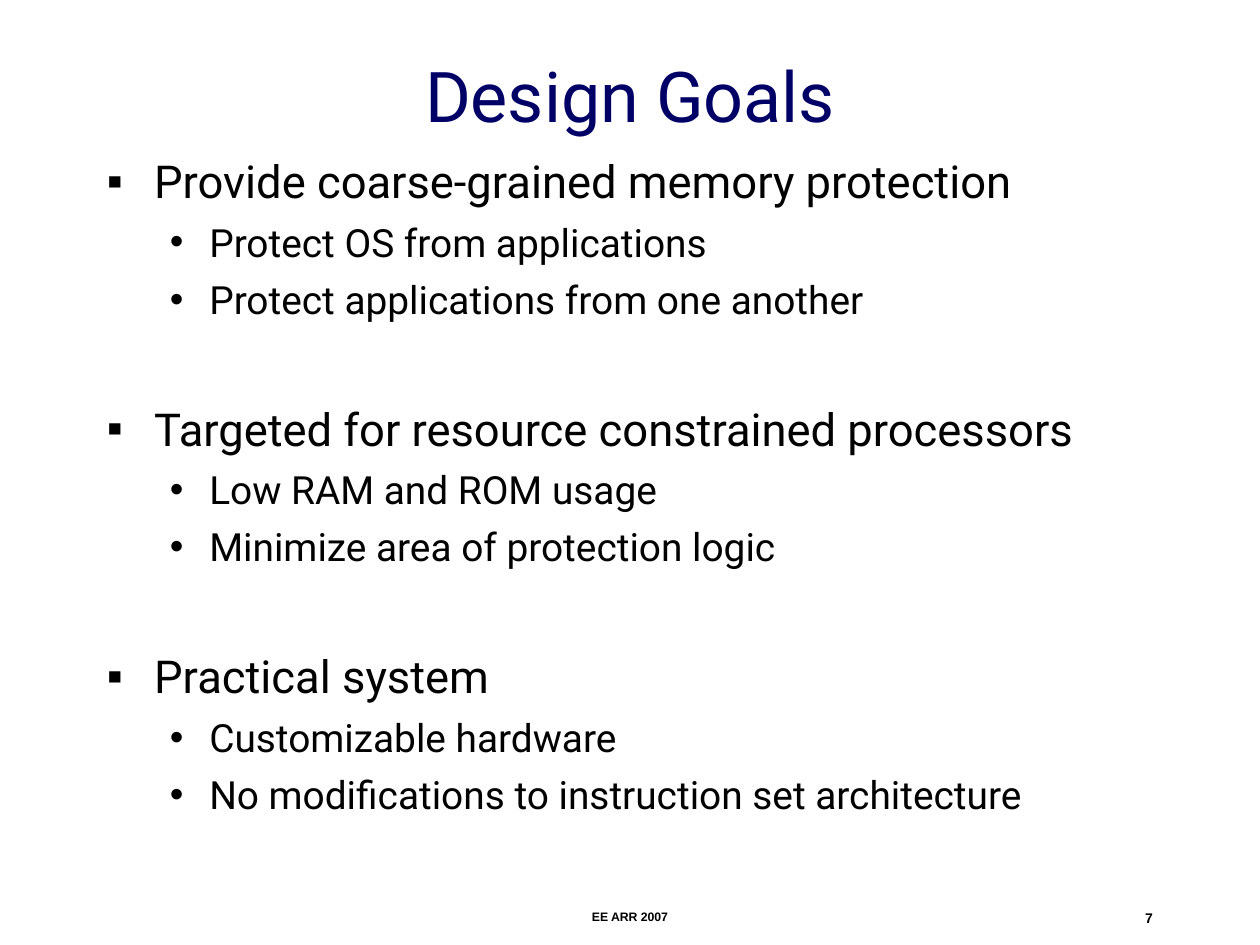
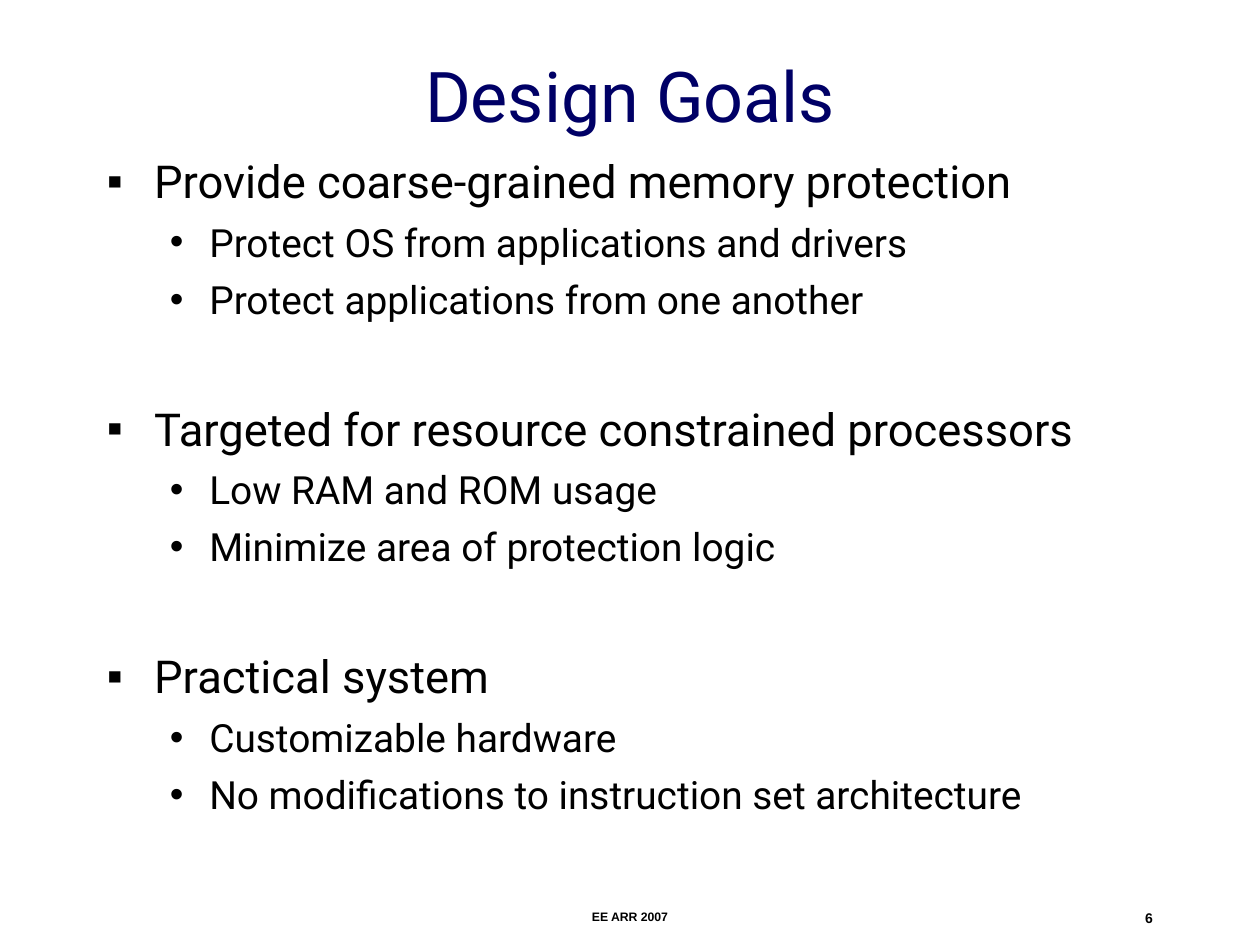
Before and after one commit to nesl/umpu, a slide deck: slide 6 of docs/ee-arr-2007/ee-arr.ppt (slide 7 before the commit). Drawn at 1260x945 pixels with LibreOffice and Linux fonts; fonts in the diff are those of the drawing. Boxes give left, top, right and bottom in pixels: in the first picture for what was removed or moved away, otherwise in the second. Text is boxed around its words. In the diff, an @@ line names an element or a change of style, - is before the commit and + after.

```diff
--- a/docs/ee-arr-2007/ee-arr.ppt
+++ b/docs/ee-arr-2007/ee-arr.ppt
@@ text at (209,227,907,265): text changed @@
-  • Protect OS from applications
+  • Protect OS from applications and drivers
@@ page number at (1145,913,1153,923): text changed @@
-7
+6
```
Also in this commit, not shown: 2 other slides changed, 2 slides added, 9 slides removed, 1 other file.
